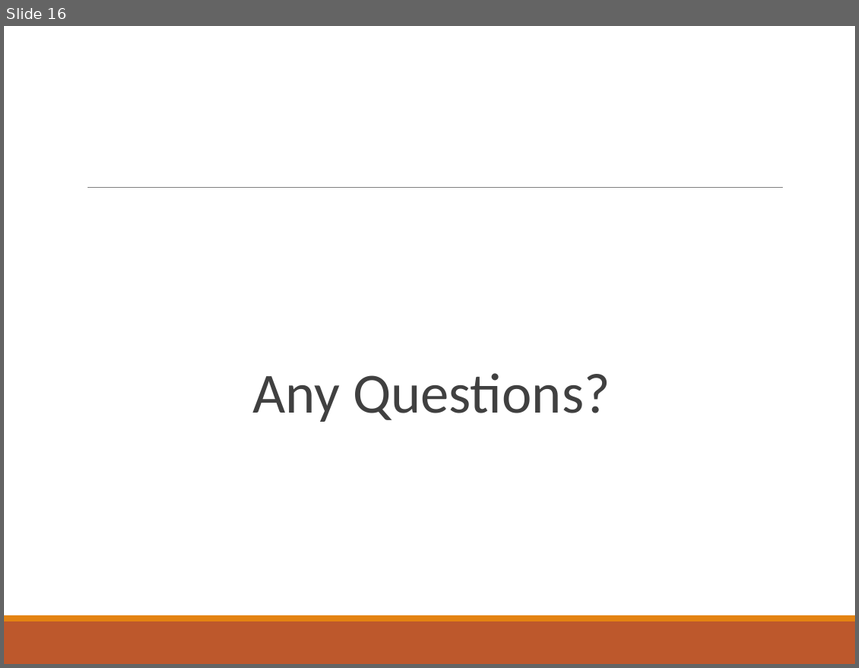
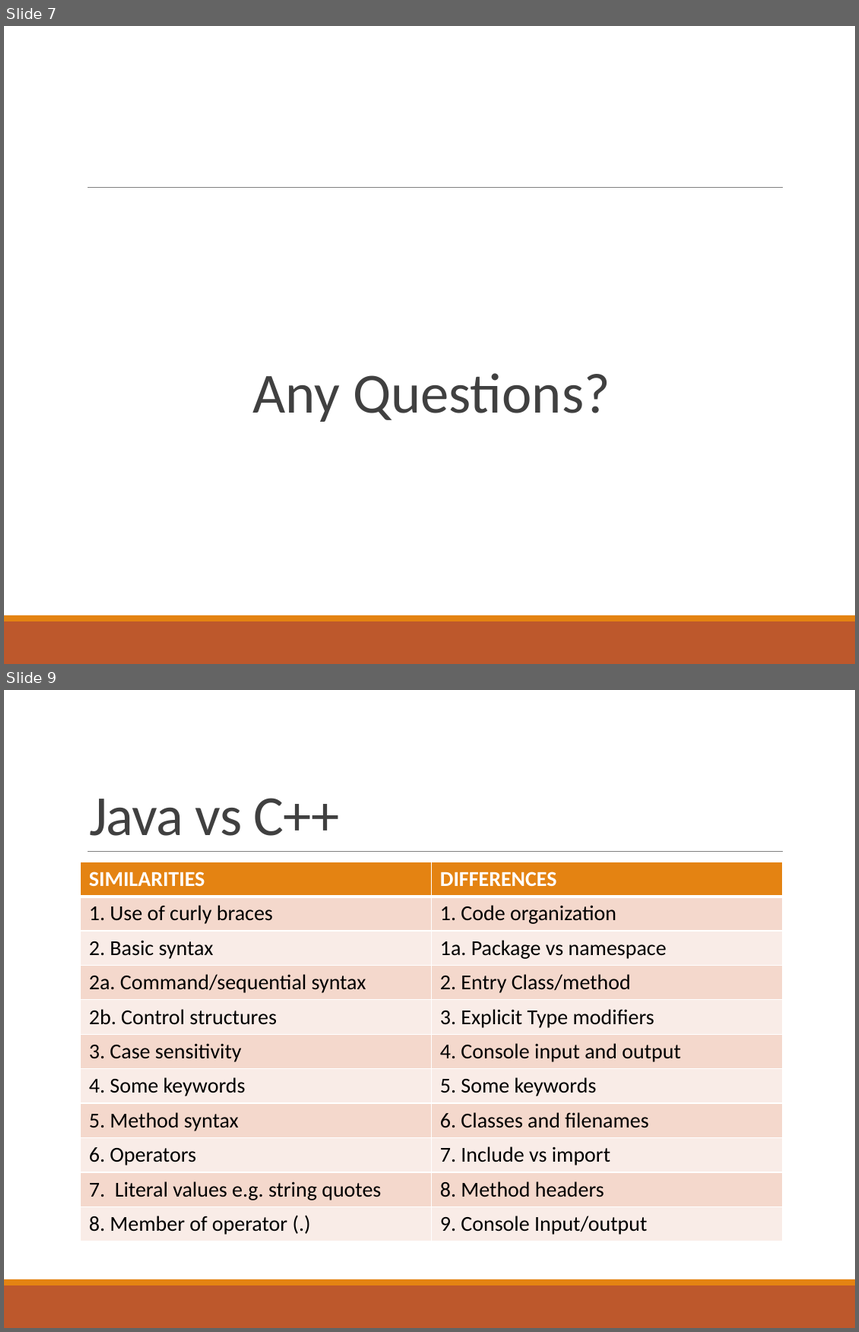
Before and after one commit to deeperj/dillinger, a slide deck: thesis/ukapp2/wqu_isc/sofware_design/Lesson 1 - Java.pptx. Shown one above the other, each under a label of ours: slide 16 before the commit, slides 7 and 9 after it; the slides between them are not shown. The pictures are 859x668 and 859x1332 pixels, drawn with LibreOffice and Linux fonts; fonts in the diff are those of the drawing. Boxes give left, top, right and bottom in pixels: in the first picture for what was removed or moved away, otherwise in the second. Text is boxed around its words. In the diff, an @@ line names an element or a change of style, - is before the commit and + after.

Commit message:
java01

```diff
--- a/thesis/ukapp2/wqu_isc/sofware_design/Lesson 1 - Java.pptx
+++ b/thesis/ukapp2/wqu_isc/sofware_design/Lesson 1 - Java.pptx
@@ slide 9 added at (4, 690, 855, 1328), background #FFFFFF; not listed: 3 template elements that a slide beside it also shows @@
@@ title added at (89, 798, 340, 836), 48 pt, text #404040 @@
+Java vs C++
@@ table added at (81, 862, 782, 1242), 11 rows, 2 columns @@
+SIMILARITIES | DIFFERENCES
+1. Use of curly braces | 1. Code organization
+2. Basic syntax | 1a. Package vs namespace
+2a. Command/sequential syntax | 2. Entry Class/method
+2b. Control structures | 3. Explicit Type modifiers
+3. Case sensitivity | 4. Console input and output
+4. Some keywords | 5. Some keywords
+5. Method syntax | 6. Classes and filenames
+6. Operators | 7. Include vs import
+7. Literal values e.g. string quotes | 8. Method headers
+8. Member of operator (.) | 9. Console Input/output
@@ what was slide 16 is now slide 7 @@
```
Also in this commit, not shown: 3 slides changed, 11 other slides added, 12 slides removed, 5 other files.
